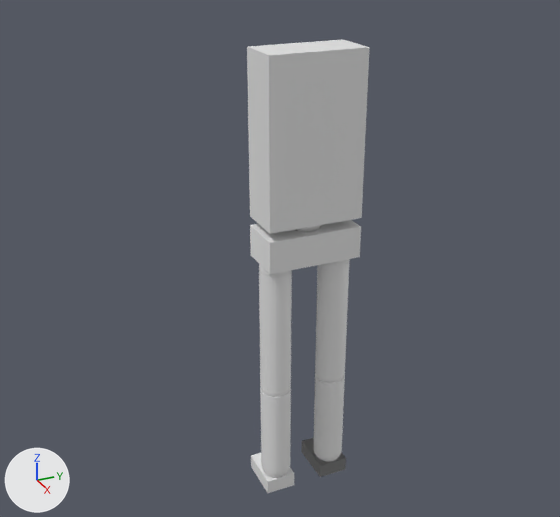
What one commit did to the Blender file data/ACTR_3D/robots/Mannequin_allparts.blend.
The view is the same before and after, from a 50 mm lens placed at (1.955, -0.964, 1.835), pointed at (-0.072, -0.052, 0.822). The axes (+X, +Y, +Z) are drawn at lower left. The lights are the same throughout.

Script lines for the objects in view, before the commit:
```python
me_cube_001 = bpy.data.meshes.new('Cube.001')
me_cube_001.from_pydata(...)  # 297 vertices, 325 faces; spans x -0.075..0.075, y -0.15..0.15, z -0.304..0.25
me_cube_003 = bpy.data.meshes.new('Cube.003')
me_cube_003.from_pydata(...)  # a box spanning x -0.075..0.075, y -0.05..0.05, z -0.025..0.025
me_sphere_004 = bpy.data.meshes.new('Sphere.004')
me_sphere_004.from_pydata(...)  # 393 vertices, 422 faces; spans x -0.106..0.05, y -0.05..0.05, z -0.08..0.05
ob_cube_001 = bpy.data.objects.new('Cube.001', me_cube_003)
ob_cube_001.location = (-0.031, 0.1, 0.035)
ob_leftankle = bpy.data.objects.new('LeftAnkle', me_sphere_004)
ob_leftankle.location = (0.0, -0.1, 0.09)
ob_torso = bpy.data.objects.new('Torso', me_cube_001)
ob_torso.location = (0.0, 0.0, 1.229)
# also in view: 'Pelvis' at (0.0, 0.0, 0.9); 'LeftLegLower' at (0.0, -0.1, 0.275); 'RightLegLower' at (0.0, 0.1, 0.275); 'LeftLegUpper' at (0.0, -0.1, 0.65); 'RightAnkle' at (-0.028, 0.1, 0.075)
```
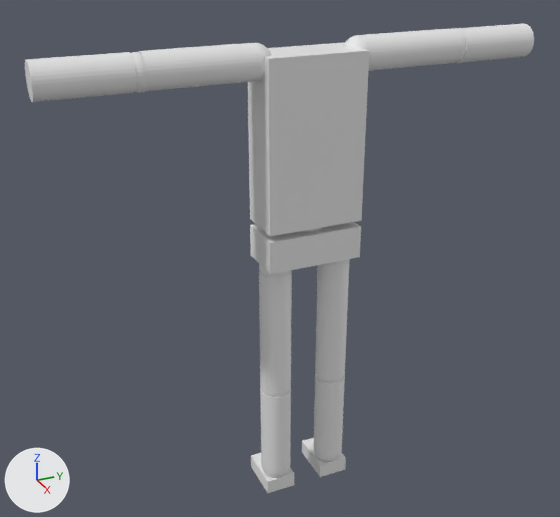
Patch to the scene script:
```diff
--- a/data/ACTR_3D/robots/Mannequin_allparts.blend.py
+++ b/data/ACTR_3D/robots/Mannequin_allparts.blend.py
@@ me_cube_001 @@
 # used by ob_torso; location = (0.0, 0.0, 1.229)
-me_cube_001.from_pydata(...)  # 297 vertices, 325 faces; spans x -0.075..0.075, y -0.15..0.15, z -0.304..0.25
+me_cube_001.from_pydata(...)  # 1546 vertices, 1739 faces; spans x -0.075..0.075, y -0.15..0.15, z -0.304..0.25
+# me_cube_001 part 1: 1249 vertices added at x -0.075..0.075, y -0.15..0.15, z -0.303..0.25
@@ me_cylinder @@
+me_cylinder.from_pydata(...)  # 822 vertices, 979 faces; spans x -0.05..0.05, y -0.05..0.05, z -0.15..0.21
@@ me_cylinder_002 @@
+me_cylinder_002.from_pydata(...)  # 501 vertices, 614 faces; spans x -1.0..1.0, y -1.0..1.02, z -1.0..1.52
@@ ob_cube_001 @@
-ob_cube_001 = bpy.data.objects.new('Cube.001', me_cube_003)
-ob_cube_001.location = (-0.031, 0.1, 0.035)
@@ ob_torso @@
 ob_torso = bpy.data.objects.new('Torso', me_cube_001)
-ob_torso.location = (0.0, 0.0, 1.229)
+ob_torso.location = (0.0, 0.0, 1.22)
@@ ob_armupper_r @@
+ob_armupper_r = bpy.data.objects.new('ArmUpper.R', me_cylinder)
+ob_armupper_r.location = (0.0, 0.32, 1.45)
+ob_armupper_r.rotation_euler = (1.571, 0.0, 0.0)  # degrees (90, 0, 0)
@@ ob_armlower_r @@
+ob_armlower_r = bpy.data.objects.new('ArmLower.R', me_cylinder_002)
+ob_armlower_r.location = (0.0, 0.62, 1.449)
+ob_armlower_r.rotation_euler = (1.571, 0.0, 0.0)  # degrees (90, 0, 0)
+ob_armlower_r.scale = (0.05, 0.05, 0.125)
@@ ob_armupper_l @@
+ob_armupper_l = bpy.data.objects.new('ArmUpper.L', me_cylinder.copy())
+ob_armupper_l.location = (0.0, -0.32, 1.45)
+ob_armupper_l.rotation_euler = (1.571, 0.0, 3.142)  # degrees (90, 0, 180)
@@ ob_armlower_l @@
+ob_armlower_l = bpy.data.objects.new('ArmLower.L', me_cylinder_002.copy())
+ob_armlower_l.location = (0.0, -0.62, 1.449)
+ob_armlower_l.rotation_euler = (4.712, 0.0, 0.0)  # degrees (270, 0, 0)
+ob_armlower_l.scale = (0.05, 0.05, 0.125)
```

Location of each change, (x1, y1, x2, y2) in pixels of the pictures (560 x 517 px):
'Torso', reshaped, moved
    before: (247, 40, 370, 234)
    after: (248, 43, 369, 236)
'ArmLower.L', added
    after: (25, 52, 147, 102)
'ArmUpper.L', added
    after: (138, 43, 272, 91)
'ArmUpper.R', added
    after: (343, 29, 460, 71)
'ArmLower.R', added
    after: (451, 24, 534, 63)
'Cube.001', deleted
    before: (303, 438, 344, 466)
part 1 of me_cube_001, added
    after: (248, 43, 369, 236)
